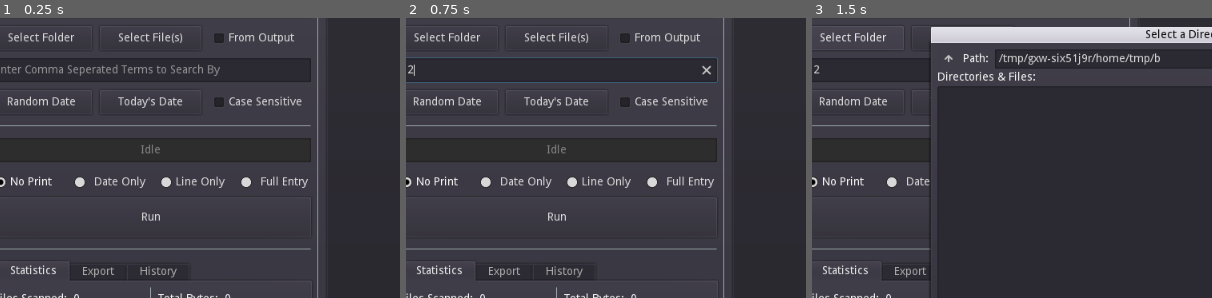
Above: before the commit, frames 1-3 (left to right).
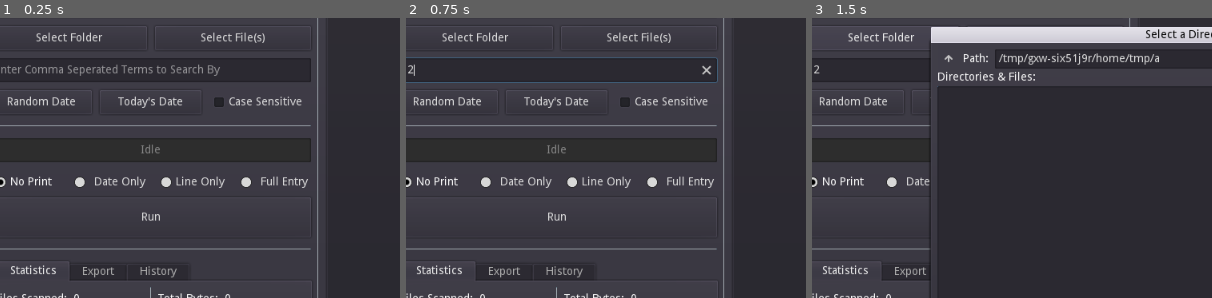
Above: after the commit, the same moments.

Repository: PlainOldNoah/file-retriever
Game: Godot game, scene res://Main.tscn
Two runs of this game, one before a commit and one after it. Both use one fixed random seed, a clock stepped at 60 frames per second and the inputs below.
Inputs (mouse positions are % of the whole screen's width and height, from its top left):
- Up to frame 1 (0.25 s): no input
- Up to frame 2 (0.75 s): click (22, 19) at 0.52 s; type "12" at 0.6 s
- Up to frame 3 (1.5 s): click "Select Folder" at 1.25 s
The pictures show only the part of the screen within x 3-53%, y 10-60%; the shares and areas given below are measured in that part.

The runs differ from the first frame. In frame 1, 1.1% of the frame differs, in the area x 2-74%, y 5-10%; in frame 2, 1.1%; in frame 3, 0.4%.

Commit message:
Updated file selection to show more meaningful data, fixed file selection current path and dir

Diff:
--- a/EntryRetriever/Main.gd
+++ b/EntryRetriever/Main.gd
@@ -112,15 +112,24 @@
 func warning(size:int) -> bool:
 	var dangerousSize:int = 0
 
+	#Tests show that None and Date remain inexpensive and quick to use
+	#Line and full remain shorter on a blank input and get more expensive the more keys are used
+
 	match printOption:
 		printOptions.FULL:
-			dangerousSize = 500000
+			if searchKeyArray.size() == 0:
+				dangerousSize = 300000
+			else:
+				dangerousSize = 100000
 		printOptions.MATCHEDLINE:
-			dangerousSize = 1000000
+			if searchKeyArray.size() == 0:
+				dangerousSize = 30000000
+			else:
+				dangerousSize = 10000000
 		printOptions.DATE:
-			dangerousSize = 15000000
+			dangerousSize = 11000000
 		printOptions.NONE:
-			dangerousSize = 35000000
+			dangerousSize = 60000000
 
 	if size > dangerousSize:
 		WarningPopup.popup_centered()
@@ -429,12 +438,27 @@
 
 #Makes sure the fileInputBox and fileDialog are in sync
 func set_selection_input():
+	#Get the number of directories and files from the input buffer
+	var txtInCount: int = 0
+	var dirInCount: int = 0
+
+	for i in inputPath.size():
+		if ".txt" in inputPath[i]:
+			txtInCount += 1
+		else:
+			dirInCount += 1
+
+	#Set the input bar to show meaningful information based on what is to be searched though
 	if inputPath.size() == 1:
 		SelectionInput.text = inputPath[0]
-		InputFileDialog.current_path = inputPath[0]
 	else:
-		SelectionInput.text = "Multiple Files/Directories"
-		InputFileDialog.current_path = inputPath[inputPath.size() - 1]
+		SelectionInput.text = str(dirInCount) + " Dirs, " + str(txtInCount) + " Files: "
+
+		for i in inputPath.size():
+			SelectionInput.text += inputPath[i].right(inputPath[i].rfindn("/", -1) + 1) + ", "
+
+	InputFileDialog.current_dir = inputPath[inputPath.size() - 1]
+	InputFileDialog.current_path = inputPath[inputPath.size() - 1]
 
 #Resets output/search data
 func reset_statistics():
--- a/EntryRetriever/Main.tscn
+++ b/EntryRetriever/Main.tscn
@@ -85,26 +85,28 @@
 custom_constants/separation = 10
 
 [node name="FileSelect" type="Button" parent="MarginContainer/HBoxContainer/GUI/FileSelection/FileSelectButtons"]
-margin_right = 126.0
+margin_right = 195.0
 margin_bottom = 30.0
 rect_min_size = Vector2( 0, 30 )
 size_flags_horizontal = 3
 text = "Select Folder"
 
 [node name="FilesSelect" type="Button" parent="MarginContainer/HBoxContainer/GUI/FileSelection/FileSelectButtons"]
-margin_left = 136.0
-margin_right = 262.0
+margin_left = 205.0
+margin_right = 400.0
 margin_bottom = 30.0
 rect_min_size = Vector2( 0, 30 )
 size_flags_horizontal = 3
 text = "Select File(s)"
 
 [node name="FromOutput" type="CheckBox" parent="MarginContainer/HBoxContainer/GUI/FileSelection/FileSelectButtons"]
+visible = false
 margin_left = 272.0
 margin_right = 400.0
 margin_bottom = 30.0
 rect_min_size = Vector2( 0, 30 )
 size_flags_horizontal = 3
+disabled = true
 text = "From Output"
 
 [node name="SearchKey" type="VBoxContainer" parent="MarginContainer/HBoxContainer/GUI"]
@@ -538,6 +540,7 @@
 [node name="ScreenEffects" type="Node" parent="."]
 
 [node name="ColorRect" type="ColorRect" parent="ScreenEffects"]
+visible = false
 anchor_right = 1.0
 anchor_bottom = 1.0
 mouse_filter = 2
